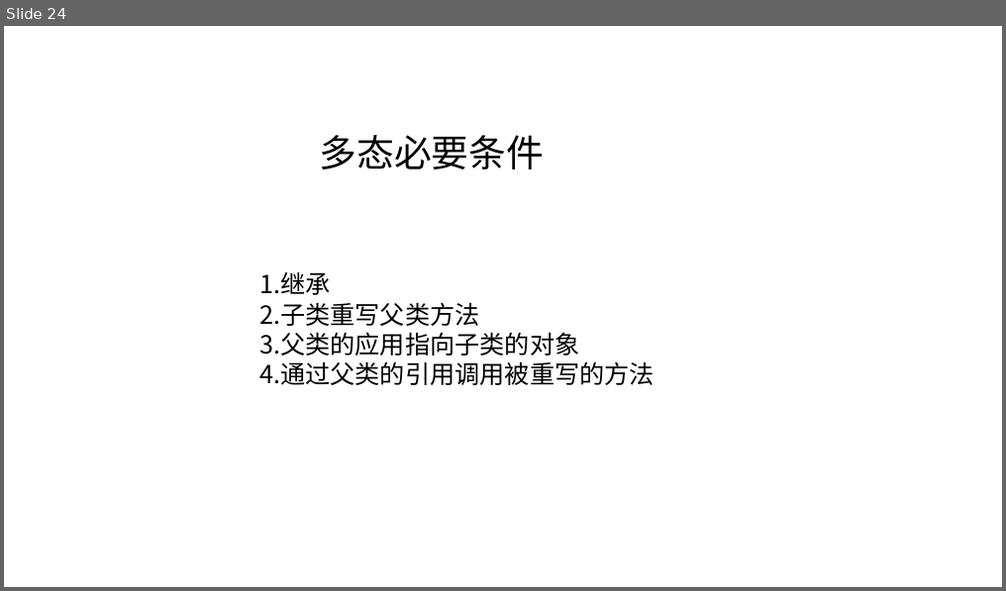
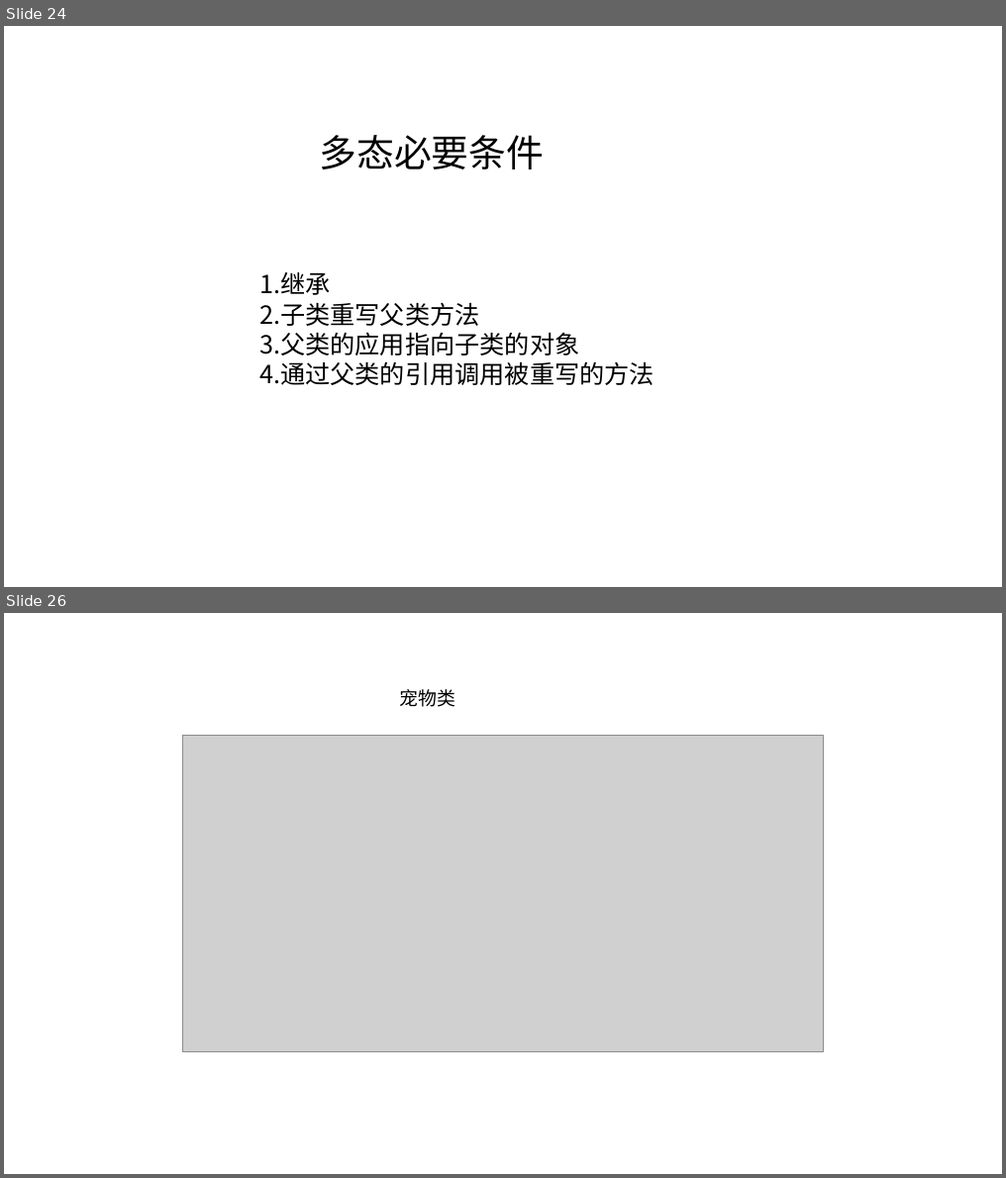
Before and after one commit to Heaven-JW/Office, a slide deck: 继承和多态.pptx. Shown one above the other, each under a label of ours: slide 24 before the commit, slides 24 and 26 after it; the slides between them are not shown. The pictures are 1006x591 and 1006x1178 pixels, drawn with LibreOffice and Linux fonts; fonts in the diff are those of the drawing; grey boxes stand for pictures. Boxes give left, top, right and bottom in pixels: in the first picture for what was removed or moved away, otherwise in the second. Text is boxed around its words. In the diff, an @@ line names an element or a change of style, - is before the commit and + after.

```diff
--- a/继承和多态.pptx
+++ b/继承和多态.pptx
@@ slide 26 added at <box>4,613,1002,1174</box>, background #FFFFFF @@
@@ text added at <box>399,689,455,707</box>, 18 pt, text #000000 @@
+宠物类
@@ picture added at <box>183,736,824,1053</box> @@
```
Also in this commit, not shown: 8 other slides added, 2 other files.
